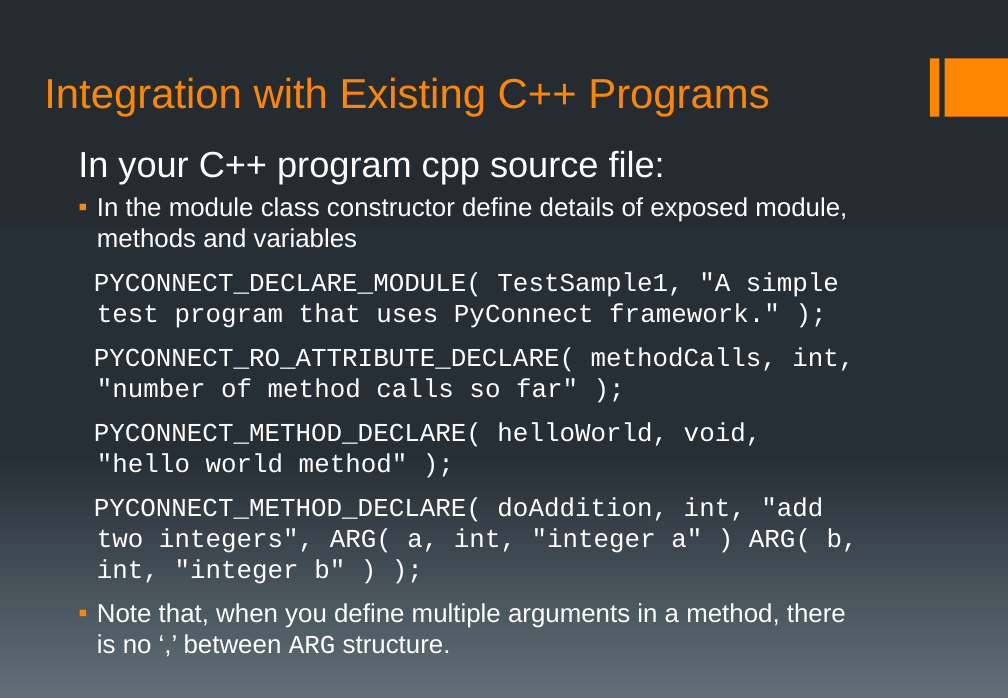
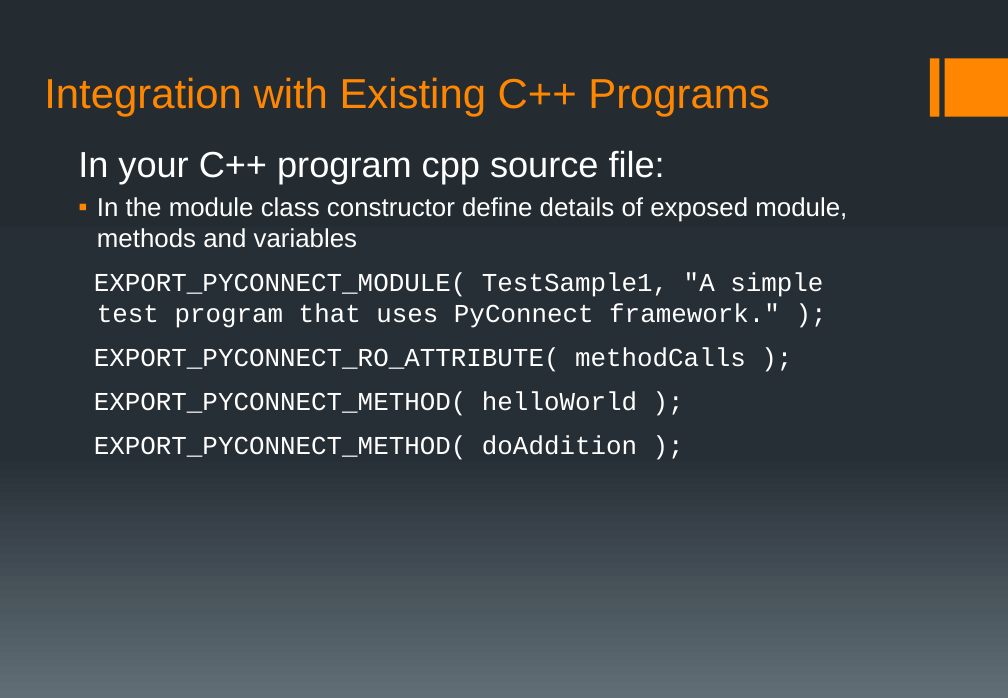
Before and after one commit to uts-magic-lab/pyconnect, a slide deck: slide 11 of doc/pyconnect_intro.pptx. Drawn at 1008x698 pixels with LibreOffice and Linux fonts; fonts in the diff are those of the drawing. Boxes give left, top, right and bottom in pixels: in the first picture for what was removed or moved away, otherwise in the second. Text is boxed around its words. In the diff, an @@ line names an element or a change of style, - is before the commit and + after.

```diff
--- a/doc/pyconnect_intro.pptx
+++ b/doc/pyconnect_intro.pptx
@@ text at <box>94,272,823,460</box>: text changed @@
-PYCONNECT_DECLARE_MODULE( TestSample1, "A simple test program that uses PyConnect framework." );
-PYCONNECT_RO_ATTRIBUTE_DECLARE( methodCalls, int, "number of method calls so far" );
-PYCONNECT_METHOD_DECLARE( helloWorld, void, "hello world method" );
-PYCONNECT_METHOD_DECLARE( doAddition, int, "add two integers", ARG( a, int, "integer a" ) ARG( b, int, "integer b" ) );
-▪ Note that, when you define multiple arguments in a method, there is no ‘,’ between ARG structure.
+EXPORT_PYCONNECT_MODULE( TestSample1, "A simple test program that uses PyConnect framework." );
+EXPORT_PYCONNECT_RO_ATTRIBUTE( methodCalls );
+EXPORT_PYCONNECT_METHOD( helloWorld );
+EXPORT_PYCONNECT_METHOD( doAddition );
```
Also in this commit, not shown: 6 other slides changed, 1 other file.
